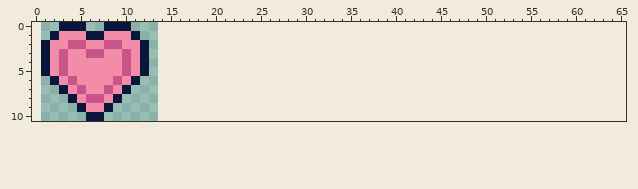
Edited in one commit: sprite sheet (Scenes/UI/theme-hearts-on.png). The picture above is the old version.
The file is 13x11 pixels. The old version is drawn lined up with the new one, on the new canvas.
After:
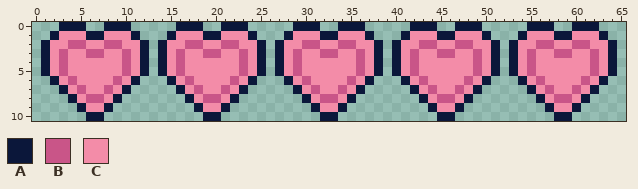
Palette (. is transparent): A #0b173a  B #c95588  C #f38ca8
Changes in this commit:
{"change": "canvas 13x11 -> 66x11, the old top-left corner now at 1,0"}
{"y":0,"x":16,"old":"...","new":"AAA"}
{"y":0,"x":21,"old":"...","new":"AAA"}
{"y":0,"x":29,"old":"...","new":"AAA"}
{"y":0,"x":34,"old":"...","new":"AAA"}
{"y":0,"x":42,"old":"...","new":"AAA"}
{"y":0,"x":47,"old":"...","new":"AAA"}
{"y":0,"x":55,"old":"...","new":"AAA"}
{"y":0,"x":60,"old":"...","new":"AAA"}
{"y":1,"x":15,"old":"..........","new":"ACCCAACCCA"}
{"y":1,"x":28,"old":"..........","new":"ACCCAACCCA"}
{"y":1,"x":41,"old":"..........","new":"ACCCAACCCA"}
{"y":1,"x":54,"old":"..........","new":"ACCCAACCCA"}
{"y":2,"x":14,"old":"............","new":"ACCBBCCBBCCA"}
{"y":2,"x":27,"old":"............","new":"ACCBBCCBBCCA"}
{"y":2,"x":40,"old":"............","new":"ACCBBCCBBCCA"}
{"y":2,"x":53,"old":"............","new":"ACCBBCCBBCCA"}
{"y":3,"x":14,"old":"............","new":"ACBCCBBCCBCA"}
{"y":3,"x":27,"old":"............","new":"ACBCCBBCCBCA"}
{"y":3,"x":40,"old":"............","new":"ACBCCBBCCBCA"}
{"y":3,"x":53,"old":"............","new":"ACBCCBBCCBCA"}
{"y":4,"x":14,"old":"............","new":"ACBCCCCCCBCA"}
{"y":4,"x":27,"old":"............","new":"ACBCCCCCCBCA"}
{"y":4,"x":40,"old":"............","new":"ACBCCCCCCBCA"}
{"y":4,"x":53,"old":"............","new":"ACBCCCCCCBCA"}
{"y":5,"x":14,"old":"............","new":"ACBCCCCCCBCA"}
{"y":5,"x":27,"old":"............","new":"ACBCCCCCCBCA"}
{"y":5,"x":40,"old":"............","new":"ACBCCCCCCBCA"}
{"y":5,"x":53,"old":"............","new":"ACBCCCCCCBCA"}
{"y":6,"x":15,"old":"..........","new":"ACBCCCCBCA"}
{"y":6,"x":28,"old":"..........","new":"ACBCCCCBCA"}
{"y":6,"x":41,"old":"..........","new":"ACBCCCCBCA"}
{"y":6,"x":54,"old":"..........","new":"ACBCCCCBCA"}
{"y":7,"x":16,"old":"........","new":"ACBCCBCA"}
{"y":7,"x":29,"old":"........","new":"ACBCCBCA"}
{"y":7,"x":42,"old":"........","new":"ACBCCBCA"}
{"y":7,"x":55,"old":"........","new":"ACBCCBCA"}
{"y":8,"x":17,"old":"......","new":"ACBBCA"}
{"y":8,"x":30,"old":"......","new":"ACBBCA"}
{"y":8,"x":43,"old":"......","new":"ACBBCA"}
{"y":8,"x":56,"old":"......","new":"ACBBCA"}
{"y":9,"x":18,"old":"....","new":"ACCA"}
{"y":9,"x":31,"old":"....","new":"ACCA"}
{"y":9,"x":44,"old":"....","new":"ACCA"}
{"y":9,"x":57,"old":"....","new":"ACCA"}
{"y":10,"x":19,"old":"..","new":"AA"}
{"y":10,"x":32,"old":"..","new":"AA"}
{"y":10,"x":45,"old":"..","new":"AA"}
{"y":10,"x":58,"old":"..","new":"AA"}
{"label":"added","picture_box":[158,22,617,121]}
